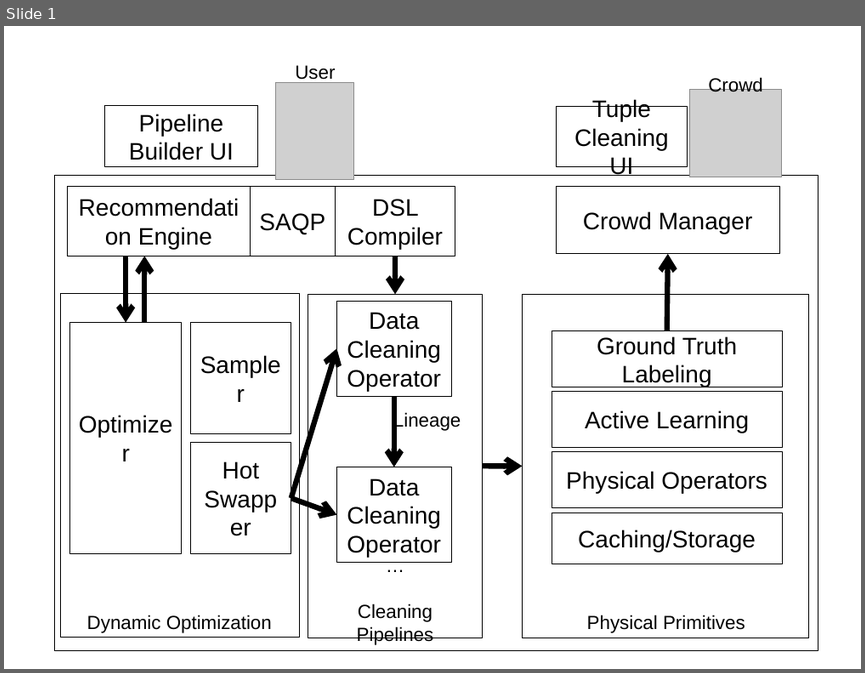
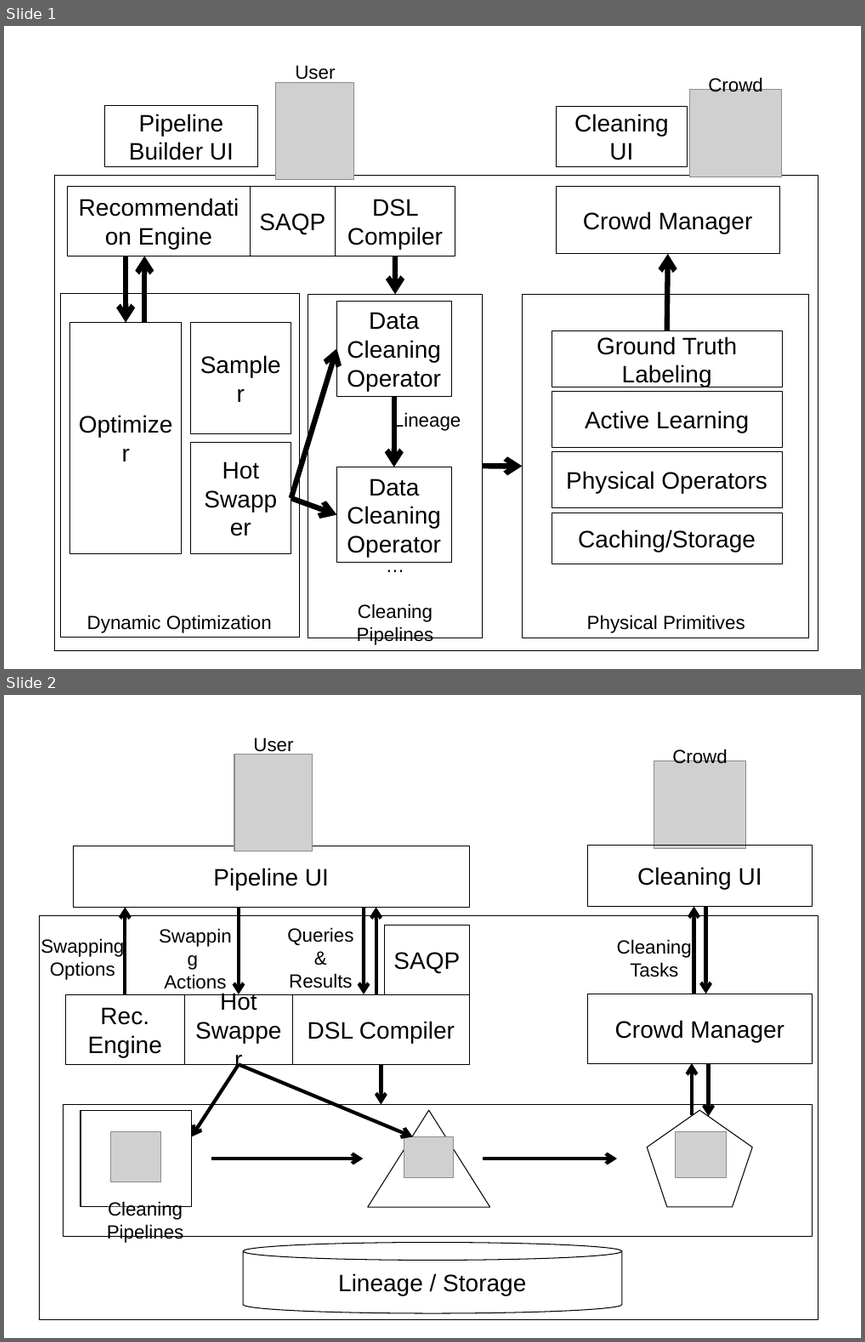
Before and after one commit to sjyk/vldb15-demo, a slide deck: figs/figs.pptx. Shown one above the other, each under a label of ours: slide 1 before the commit, slides 1 and 2 after it. The pictures are 865x673 and 865x1342 pixels, drawn with LibreOffice and Linux fonts; fonts in the diff are those of the drawing; grey boxes stand for pictures. Boxes give left, top, right and bottom in pixels: in the first picture for what was removed or moved away, otherwise in the second. Text is boxed around its words. In the diff, an @@ line names an element or a change of style, - is before the commit and + after.

```diff
--- a/figs/figs.pptx
+++ b/figs/figs.pptx
@@ slide 2 added at [4, 695, 861, 1338], background #FFFFFF @@
@@ text added at [253, 737, 293, 755], 16 pt, text #000000 @@
+User
@@ picture added at [234, 755, 312, 851] @@
@@ picture added at [654, 760, 746, 847] @@
@@ text added at [672, 748, 727, 764], 16 pt, text #000000 @@
+Crowd
@@ rectangle added at [74, 845, 469, 907], outline #000000 0.75 pt, 20 pt, text #000000 @@
+Pipeline UI
@@ rectangle added at [587, 845, 812, 907], outline #000000 0.75 pt, 20 pt, text #000000 @@
+Cleaning UI
@@ rectangle added at [39, 916, 819, 1320], outline #000000 0.75 pt @@
@@ arrow added from (125, 994) to (125, 907), #000000 3 pt @@
@@ arrow added from (239, 907) to (239, 994), #000000 3 pt @@
@@ arrow added from (364, 907) to (364, 994), #000000 3 pt @@
@@ arrow added from (375, 994) to (375, 907), #000000 3 pt @@
@@ arrow added from (693, 993) to (693, 907), #000000 3 pt @@
@@ arrow added from (706, 907) to (706, 993), #000000 3 pt @@
@@ text added at [41, 938, 226, 989], 16 pt, text #000000 @@
+Swapping
+Actions
@@ text added at [287, 927, 353, 988], 16 pt, text #000000 @@
+Queries &
+Results
@@ rectangle added at [385, 925, 469, 994], outline #000000 0.75 pt, 20 pt, text #000000 @@
+SAQP
@@ text added at [617, 939, 692, 977], 16 pt, text #000000 @@
+Cleaning Tasks
@@ text added at [50, 961, 115, 980], 16 pt, text #000000 @@
+Swapping
+Options
@@ rectangle added at [66, 994, 185, 1063], outline #000000 0.75 pt, 20 pt, text #000000 @@
+Rec. Engine
@@ rectangle added at [184, 994, 292, 1064], outline #000000 0.75 pt, 20 pt, text #000000 @@
+Hot Swapper
@@ rectangle added at [293, 994, 469, 1063], outline #000000 0.75 pt, 20 pt, text #000000 @@
+DSL Compiler
@@ rectangle added at [587, 993, 812, 1062], outline #000000 0.75 pt, 20 pt, text #000000 @@
+Crowd Manager
@@ arrow added from (239, 1064) to (192, 1136), #000000 3 pt @@
@@ arrow added from (239, 1064) to (413, 1136), #000000 3 pt @@
@@ arrow added from (381, 1064) to (381, 1105), #000000 3 pt @@
@@ arrow added from (692, 1115) to (692, 1063), #000000 3 pt @@
@@ arrow added from (709, 1063) to (709, 1116), #000000 3 pt @@
@@ group added at [64, 1105, 812, 1242]: 3 pictures, 2 rectangles, 2 arrows, 1 text, 1 triangle, 1 pentagon @@
+Cleaning Pipelines
@@ cylinder added at [243, 1242, 622, 1313], fill #FFFFFF, outline #000000 0.75 pt, 20 pt, text #000000 @@
+Lineage / Storage
@@ slide 1 changed as well @@
@@ text in rectangle at [574, 114, 669, 160]: text changed @@
-Tuple Cleaning UI
+Cleaning UI
```
Also in this commit, not shown: 1 other slide added, 2 other files.
